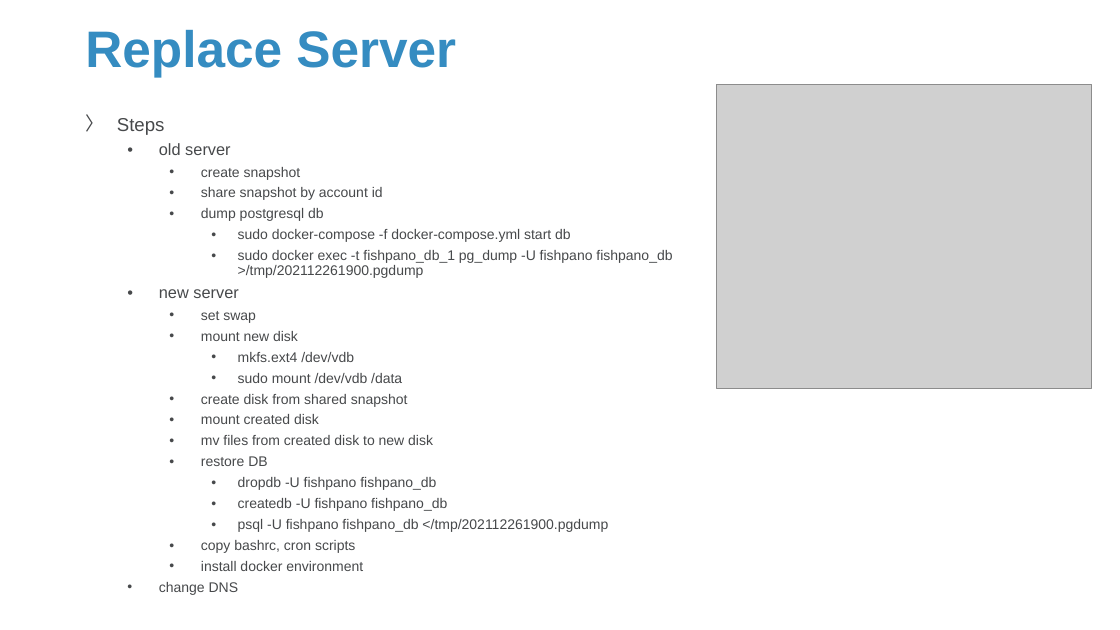
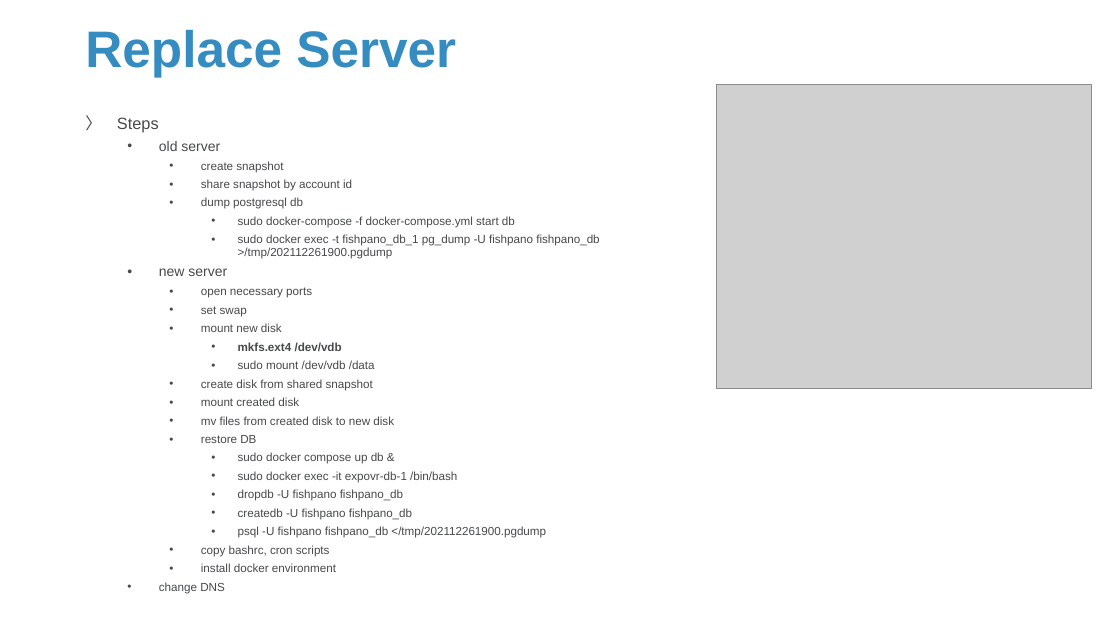
Before and after one commit to Sparks-Lu/TechNotes, a slide deck: slide 36 of Web/Server-Notes.pptx (slide 31 before the commit). Drawn at 1120x630 pixels with LibreOffice and Linux fonts; fonts in the diff are those of the drawing; grey boxes stand for pictures; background and template pictures are left out. Boxes give left, top, right and bottom in pixels: in the first picture for what was removed or moved away, otherwise in the second. Text is boxed around its words. In the diff, an @@ line names an element or a change of style, - is before the commit and + after.

```diff
--- a/Web/Server-Notes.pptx
+++ b/Web/Server-Notes.pptx
@@ text at bbox=[117, 117, 599, 572]: size 16 to 14 pt in "Steps"; size 14 to 12 pt in "old server", "new server"; size 12 to 10 pt in "create snapshot", "share snapshot by account id", "dump postgresql db", "sudo docker-compose -f docker-compose.yml start db" and 15 more places; bold on in "mkfs.ext4 /dev/vdb" @@
@@ text at bbox=[201, 287, 312, 298]: paragraph added @@
+    • open necessary ports
@@ text at bbox=[238, 452, 457, 483]: paragraphs added @@
+      • sudo docker compose up db &
+      • sudo docker exec -it expovr-db-1 /bin/bash
```
Also in this commit, not shown: 3 other slides changed, 8 slides added, 8 other files.
